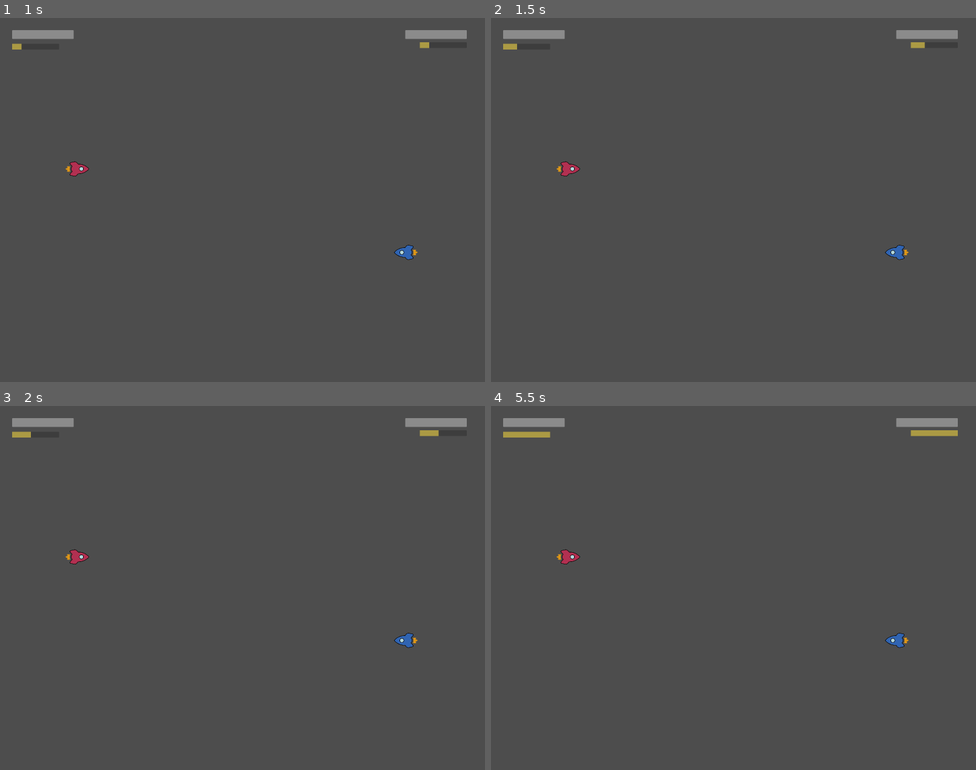
Above: before the commit, frames 1-4 (two rows, left to right).
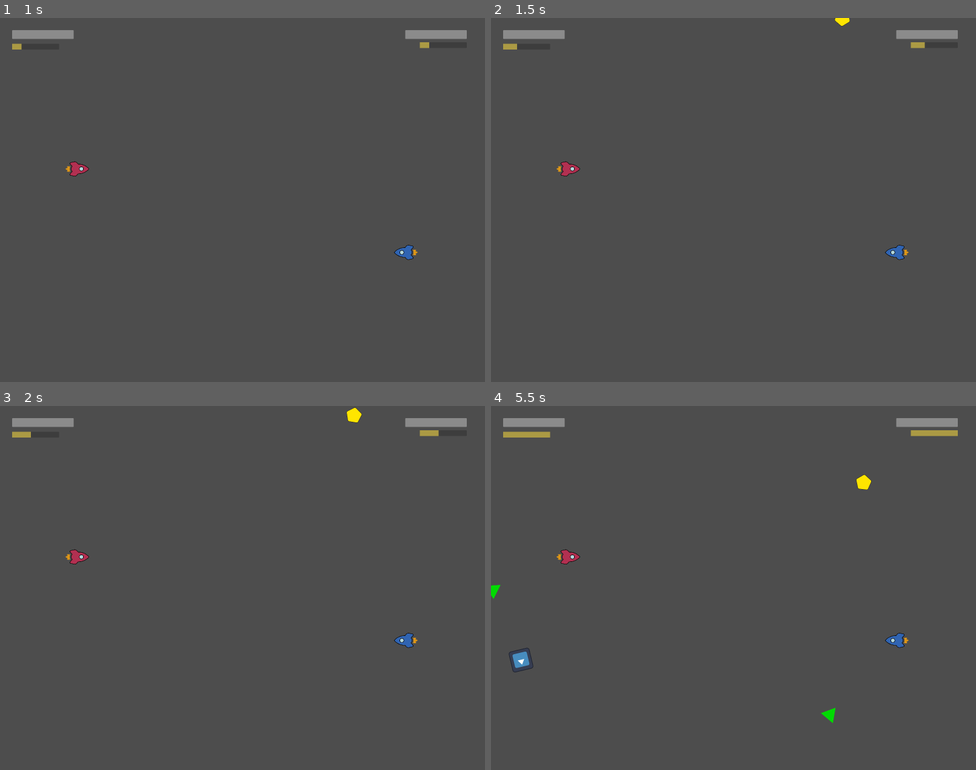
Above: after the commit, the same moments.

Repository: RajwolChapagain/Arcade-Game
Game: Godot game, scene res://main.tscn
Same seed, same stepped clock (60 frames per second), same inputs: the game is played once before the commit and once after it. The engine's default icon, where the game draws it, is replaced by a stand-in: a white triangle on a blue panel in a dark square.
Inputs:
- Up to frame 1 (1 s): tap Enter at 0.5 s
- Up to frame 2 (1.5 s): tap Space at 1.25 s
- Up to frame 3 (2 s): no input
- Up to frame 4 (5.5 s): tap Enter at 2 s; tap Space at 2.75 s

Frame 1 is identical in both runs. In frame 2, less than 0.1% of the frame differs, in the area x 70-74%, y 0-3%; in frame 3, 0.1%; in frame 4, 0.4%, in the area x 0-79%, y 18-88%.

Commit message:
Implement ufo without firing abilities

Diff:
--- /dev/null
+++ b/misc_objects/ufo.gd
@@ -0,0 +1,29 @@
+extends CharacterBody2D
+
+var linear_velocity = 0
+var angular_velocity = 0
+var hp = 100:
+	get:
+		return hp
+	set(value):
+		hp = value
+		hp = clamp(hp, 0, 100)
+		#hp_changed.emit(hp)
+
+func _ready():
+	velocity = linear_velocity
+
+func _physics_process(delta):
+	move_and_slide()
+	rotation_degrees += angular_velocity * delta
+
+func on_hit(damage):
+	hp -= damage
+	if hp <= 0:
+		queue_free()
+
+func _on_visible_on_screen_notifier_2d_screen_exited():
+	queue_free()
+
+func _on_fire_timer_timeout():
+	pass #Fire stream of bullets from all markers
--- /dev/null
+++ b/misc_objects/ufo.tscn
@@ -0,0 +1,42 @@
+[gd_scene load_steps=4 format=3 uid="uid://bljrv7d275wa1"]
+
+[ext_resource type="Texture2D" uid="uid://jedo7hr35wdw" path="res://icon.svg" id="1_lut3m"]
+[ext_resource type="Script" path="res://misc_objects/ufo.gd" id="1_nkpty"]
+
+[sub_resource type="RectangleShape2D" id="RectangleShape2D_xgacq"]
+size = Vector2(176, 176)
+
+[node name="UFO" type="CharacterBody2D"]
+collision_layer = 3
+collision_mask = 0
+script = ExtResource("1_nkpty")
+
+[node name="Sprite2D" type="Sprite2D" parent="."]
+scale = Vector2(1.375, 1.375)
+texture = ExtResource("1_lut3m")
+
+[node name="CollisionShape2D" type="CollisionShape2D" parent="."]
+shape = SubResource("RectangleShape2D_xgacq")
+debug_color = Color(0, 0.6, 0.701961, 0.419608)
+
+[node name="Marker2D" type="Marker2D" parent="."]
+position = Vector2(0, -96)
+
+[node name="Marker2D2" type="Marker2D" parent="."]
+position = Vector2(0, 96)
+
+[node name="Marker2D3" type="Marker2D" parent="."]
+position = Vector2(96, 0)
+
+[node name="Marker2D4" type="Marker2D" parent="."]
+position = Vector2(-96, 0)
+
+[node name="FireTimer" type="Timer" parent="."]
+wait_time = 3.0
+autostart = true
+
+[node name="VisibleOnScreenNotifier2D" type="VisibleOnScreenNotifier2D" parent="."]
+scale = Vector2(8.8, 8.8)
+
+[connection signal="timeout" from="FireTimer" to="." method="_on_fire_timer_timeout"]
+[connection signal="screen_exited" from="VisibleOnScreenNotifier2D" to="." method="_on_visible_on_screen_notifier_2d_screen_exited"]
--- a/powerups/spawner.tscn
+++ b/powerups/spawner.tscn
@@ -1,18 +1,18 @@
-[gd_scene load_steps=6 format=3 uid="uid://d4gsdtgxa50oe"]
+[gd_scene load_steps=7 format=3 uid="uid://d4gsdtgxa50oe"]
 
 [ext_resource type="Script" path="res://powerups/spawner.gd" id="1_ck1x4"]
 [ext_resource type="PackedScene" uid="uid://c0sitt3o03ayv" path="res://powerups/hp_boost.tscn" id="2_e3ppi"]
 [ext_resource type="PackedScene" uid="uid://c7d7l820r8ga4" path="res://powerups/super_boost.tscn" id="2_qvy86"]
 [ext_resource type="PackedScene" uid="uid://c6rjuq2m3juqb" path="res://powerups/acceleration_boost.tscn" id="4_0yvf8"]
+[ext_resource type="PackedScene" uid="uid://bljrv7d275wa1" path="res://misc_objects/ufo.tscn" id="5_s6osl"]
 
 [sub_resource type="Curve2D" id="Curve2D_favat"]
 
 [node name="Spawner" type="Node2D"]
 script = ExtResource("1_ck1x4")
-powerups = [ExtResource("2_qvy86"), ExtResource("2_e3ppi"), ExtResource("4_0yvf8")]
+powerups = [ExtResource("2_qvy86"), ExtResource("2_e3ppi"), ExtResource("4_0yvf8"), ExtResource("5_s6osl")]
 
 [node name="Timer" type="Timer" parent="."]
-wait_time = 10.0
 autostart = true
 
 [node name="Path2D" type="Path2D" parent="."]
